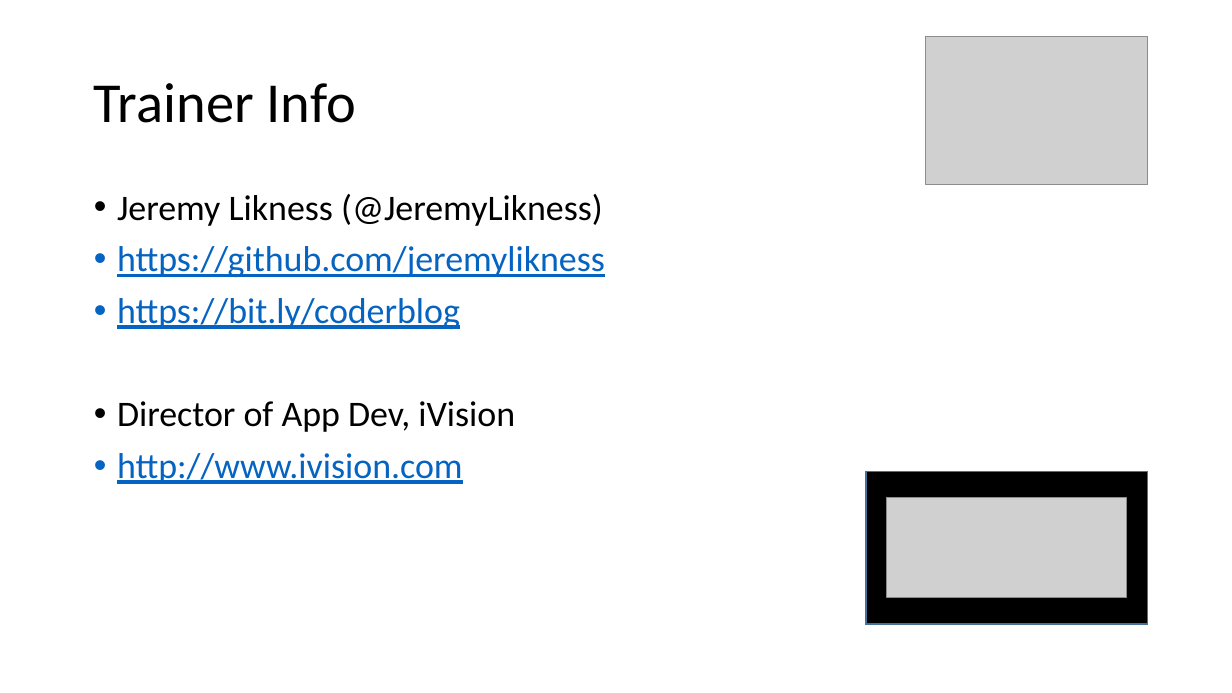
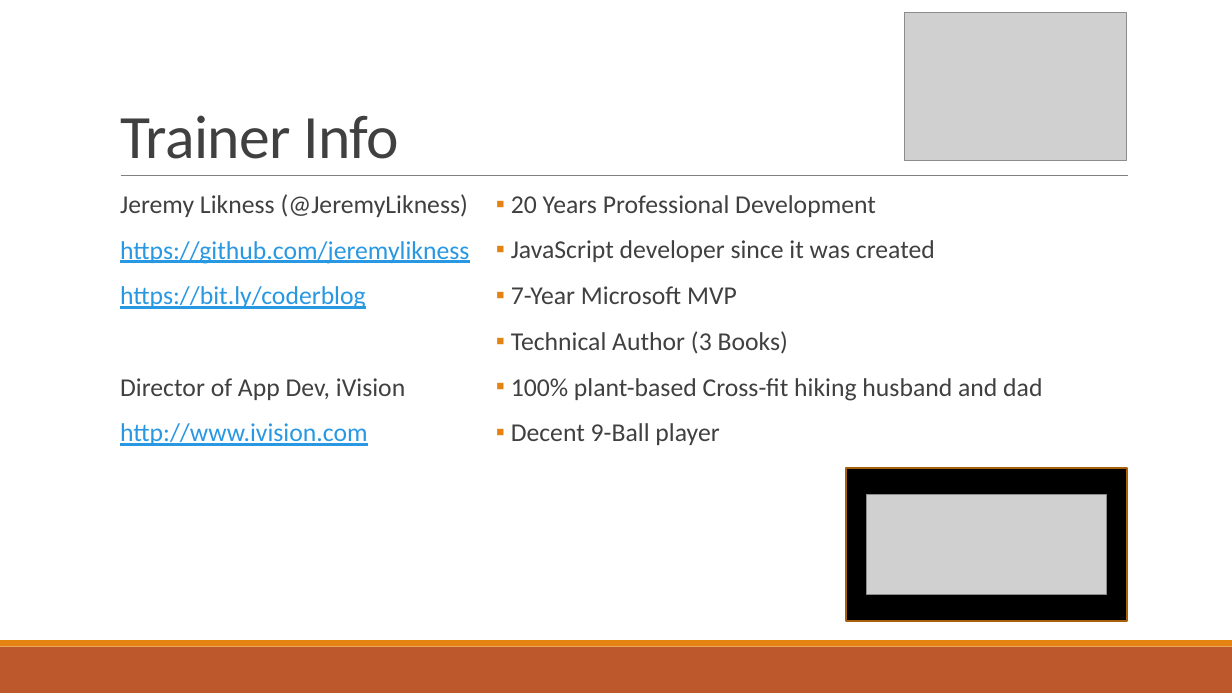
Before and after one commit to JeremyLikness/typescript-cca, a slide deck: slide 2 of ts.pptx. Drawn at 1232x693 pixels with LibreOffice and Linux fonts; fonts in the diff are those of the drawing; grey boxes stand for pictures. Boxes give left, top, right and bottom in pixels: in the first picture for what was removed or moved away, otherwise in the second. Text is boxed around its words. In the diff, an @@ line names an element or a change of style, - is before the commit and + after.

Commit message:
Update deck

```diff
--- a/ts.pptx
+++ b/ts.pptx
@@ title "Trainer Info": place and size @@
-title "Trainer Info" at (94,83,356,123)
+title "Trainer Info" at (120,115,399,159)
@@ title "Trainer Info" at (120,115,399,159): size 44 to 48 pt, text colour #000000 to #404040, letter spacing 0 to -0.5 pt; line spacing 0.9 to 0.85; vertical alignment middle to bottom @@
@@ picture: place and size @@
-picture at (926,37,1148,185)
+picture at (905,13,1127,161)
@@ line added from (121, 176) to (1128, 176), #808080 0.5 pt @@
@@ text "Jeremy Likness (@JeremyLikness)" at (120,194,469,446): size 28 to 20 pt; text colour #000000 to #404040 in "Jeremy Likness (@JeremyLikness)", "Director of App Dev, iVision"; text colour #0563C1 to #2998E3 in "https://github.com/jeremylikness", "https://bit.ly/coderblog", "http://www.ivision.com"; bullet • to  ; more space between paragraphs @@
@@ text added at (511,195,1042,445), 20 pt, text #404040 @@
+▪ 20 Years Professional Development
+▪ JavaScript developer since it was created
+▪ 7-Year Microsoft MVP
+▪ Technical Author (3 Books)
+▪ 100% plant-based Cross-fit hiking husband and dad
+▪ Decent 9-Ball player
@@ rectangle: place and size @@
-rectangle at (866,471,1148,624)
+rectangle at (846,469,1128,621)
@@ rectangle at (846,469,1128,621): outline #43739E 1 pt to #A9610D 1.25 pt @@
@@ picture: place and size @@
-picture at (887,498,1127,599)
+picture at (867,494,1106,595)
@@ rectangle added at (0,647,1232,693), fill #BD582C @@
@@ rectangle added at (0,640,1232,647), fill #E48312 @@
```
Also in this commit, not shown: 6 other slides changed, 3 slides added, 3 slides removed, 1 other file.
